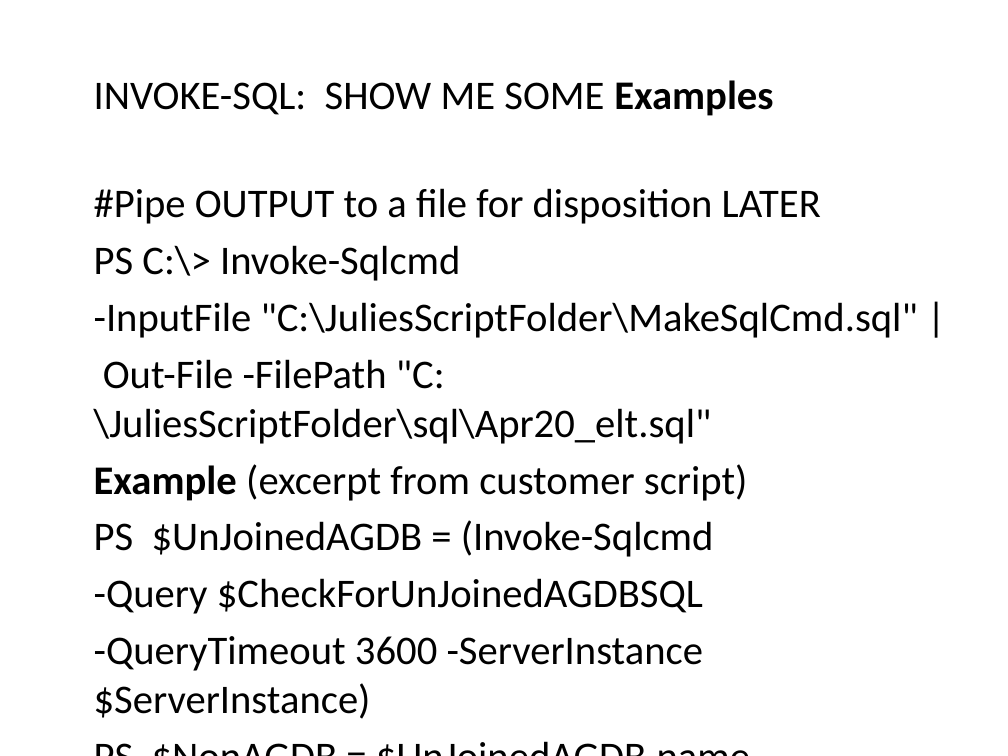
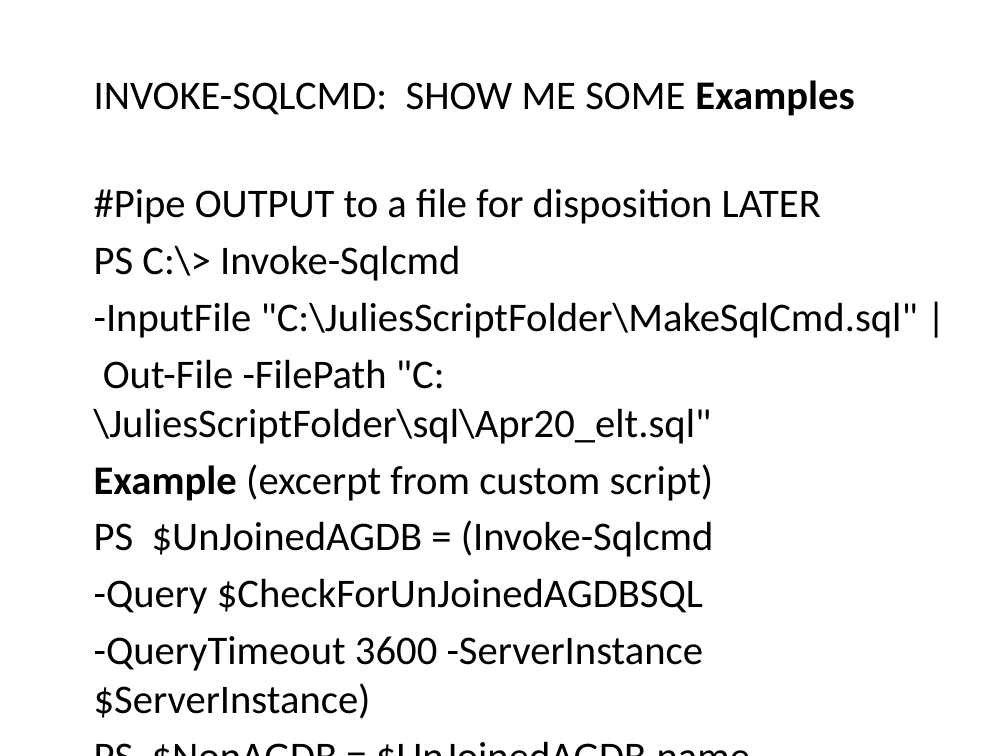
Before and after one commit to GoddessOfTheDatabase/SSPowershell, a slide deck: slide 23 of Presentation2-wTemplate.odp. Drawn at 1008x756 pixels with LibreOffice and Linux fonts; fonts in the diff are those of the drawing; background and template pictures are left out. Boxes give left, top, right and bottom in pixels: in the first picture for what was removed or moved away, otherwise in the second. Text is boxed around its words. In the diff, an @@ line names an element or a change of style, - is before the commit and + after.

Commit message:
updated Presentation, Cleaned up ps1 examples

```diff
--- a/Presentation2-wTemplate.odp
+++ b/Presentation2-wTemplate.odp
@@ title at box(94, 80, 854, 116): text changed @@
-INVOKE-SQL: SHOW ME SOME Examples
+INVOKE-SQLCMD: SHOW ME SOME Examples
@@ text at box(94, 464, 714, 501): text changed @@
-Example (excerpt from customer script)
+Example (excerpt from custom script)
```
Also in this commit, not shown: 5 other slides changed, 2 other files.
